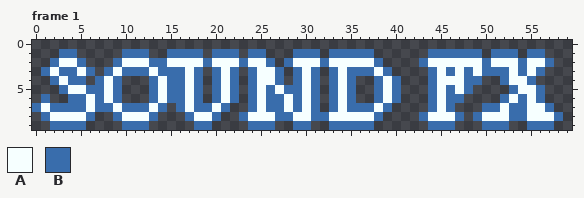
Edited in one commit: pixel-art file (sprites/label-sound-fx.aseprite). Above, as it was before the edit.
60x10 pixels, 2 frames. Shown: frame 1. The commit also changed other frames, which this record leaves out.
Palette (. is transparent): A #f6ffff  B #396dac
Pixels before, frame 1, first column x 0:
 1 ...BB.....BBB..BBBB.BBB.BB...BBB.BBBBB......BBBBBB.BBB.BB..
 2 ..BAAB...BAAABBAAAABAAABAAB.BAAABAAAAAB....BAAAAAABAAABAAB.
 3 .BABBAB.BABBBABBBAB.BAB.BAAB.BAB.BABBBAB....BABABABBBABAB..
 4 ..BABB.BAB...BABBAB.BAB.BAAB.BAB.BAB..BAB...BAAABB..BAAB...
 5 ...BAABBAB...BABBAB.BAB.BABABBAB.BAB..BAB...BABAB....BAAB..
 6 .B..BBABAB...BABBAB.BAB.BABBABAB.BAB..BAB...BABB....BABAB..
 7 BABBBBABBABBBAB.BABBAB..BABBABAB.BABBBAB....BAB...BBABBAAB.
 8 .BAAAAB..BAAAB...BAAB..BAAABBAABBAAAAAB....BAAAB.BAAABBAAAB
 9 ..BBBB....BBB.....BB....BBB..BB..BBBBB......BBB...BBB..BBB.
After:
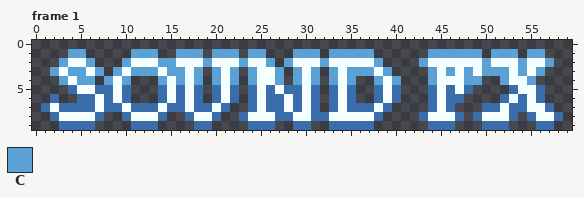
Colours new in this view: C #5aa1d5
Edits made:
Frame 1:
Colour A replaces colour B in row 2 at x 5 and 13; in row 3 at x 3, 6, 10 and 14; in row 4 at x 4, 9 and 15; in row 5 at x 6, 9 and 15; in row 6 at x 7, 9 and 15; in row 7 at x 2, 7, 10 and 14.
Colour A replaces colour B in row 8 at x 6 and 13.
Colour B is added in row 5 at x 10; in row 6 at x 2 and 10; in row 7 at x 15; in row 8 at x 7 and 14; in row 9 at x 6 and 13.
Colour B replaces colour A in row 5 at x 4, 8 and 14; in row 6 at x 6, 8 and 14; in row 7 at x 1, 6, 9 and 13; in row 8 at x 2, 10 and 55.
Colour C is added in row 1 at x 5 and 13; in row 2 at x 6; in row 3 at x 7; in row 4 at x 6 and 10.
Colour C replaces colour A in row 2 at x 3, 10 and 15; in row 3 at x 2, 5, 9 and 13; in row 4 at x 3, 8 and 14.
Colour C replaces colour B in row 1 at x 4, 11 to 12, 16 to 18, 20 to 22, 24 to 25, 29 to 31, 33 to 37, 44 to 49, 51 to 53 and 55 to 56; in row 2 at x 14, 19, 23, 26, 28, 32, 38, 43, 50, 54 and 57; in row 3 at x 4, 11 to 12, 15 to 16, 18, 20, 22, 24, 27, 29, 31, 33, 35 to 37, 39, 44, 46, 48, 50 to 52, 54 and 56; in row 4 at x 5, 16, 18, 20, 22, 24, 27, 29, 31, 33, 35, 38, 40, 44, 48 to 49, 52 and 55.
The author cleared colour B in row 1 at x 3, 10 and 15; in row 2 at x 2 and 9; in row 3 at x 1 and 8; in row 4 at x 2, 7 and 13; in row 5 at x 3 and 13; in row 6 at x 1, 4 and 13.
The author cleared colour B in row 7 at x 0; in row 8 at x 1, 9 and 54; in row 9 at x 2, 10 and 55.
Boxes around the changes in both pictures, in picture pixels (x1, y1, x2, y2):
changed: (32, 49, 554, 130)
